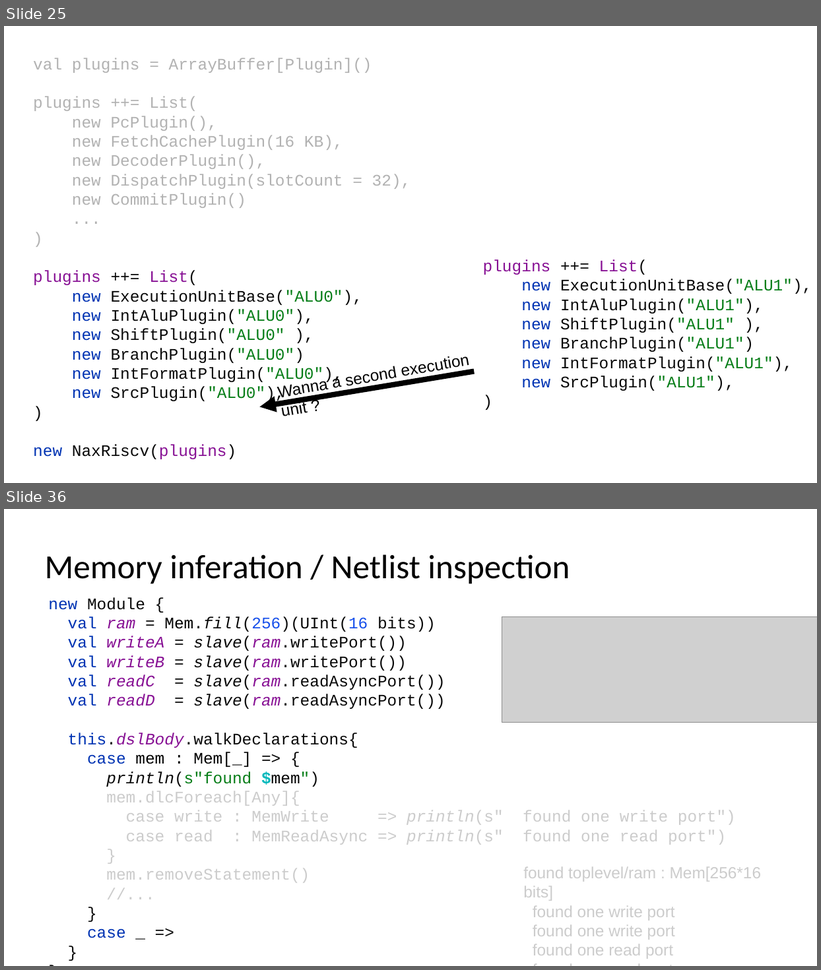
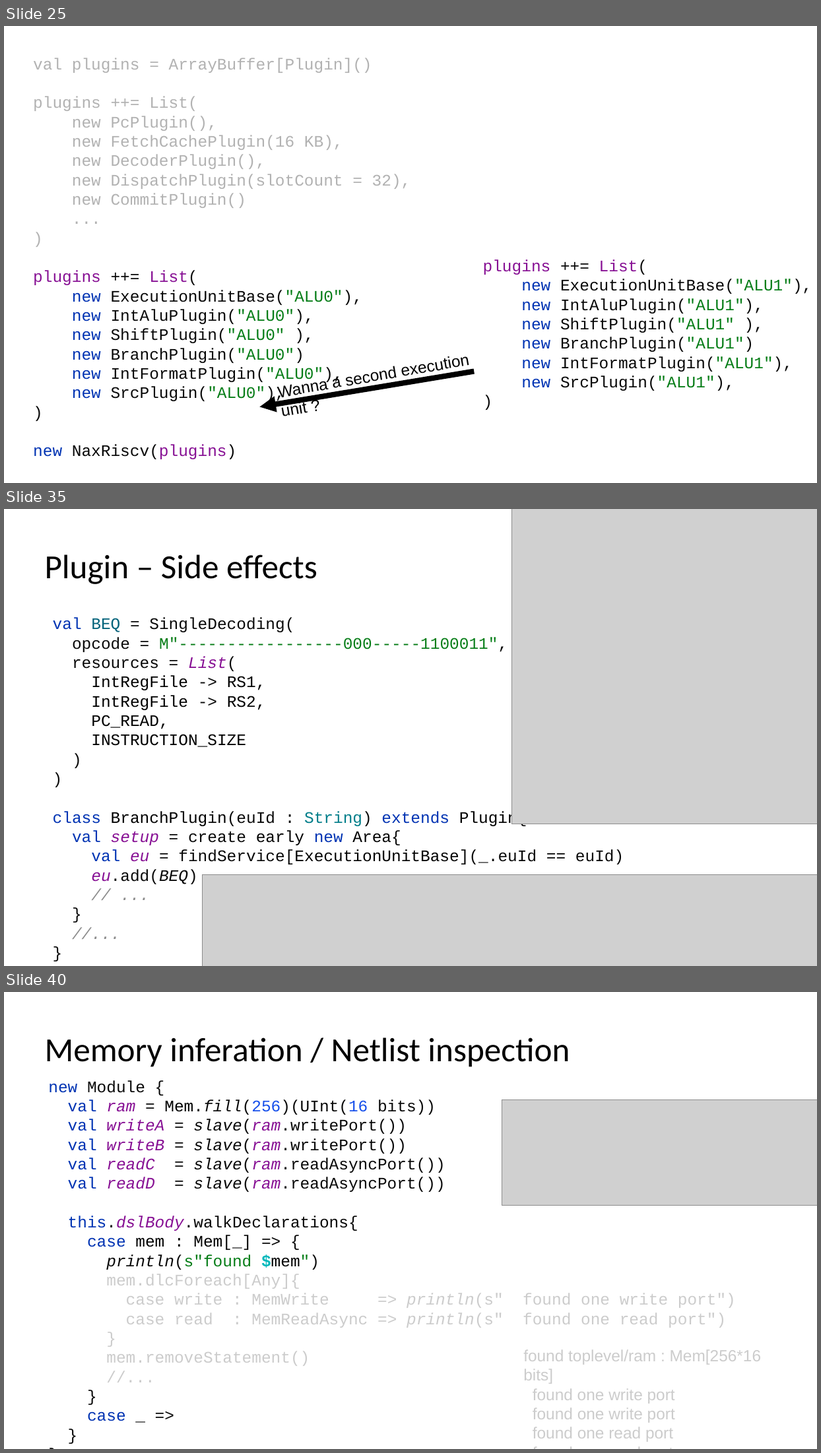
Before and after one commit to SpinalHDL/SpinalDoc, a slide deck: presentation/en/fsic_070722/fsic_070722.odp. Shown one above the other, each under a label of ours: slides 25 and 36 before the commit, slides 25, 35 and 40 after it; the slides between them are not shown. The pictures are 821x970 and 821x1453 pixels, drawn with LibreOffice and Linux fonts; fonts in the diff are those of the drawing; grey boxes stand for pictures. Boxes give left, top, right and bottom in pixels: in the first picture for what was removed or moved away, otherwise in the second. Text is boxed around its words. In the diff, an @@ line names an element or a change of style, - is before the commit and + after.

```diff
--- a/presentation/en/fsic_070722/fsic_070722.odp
+++ b/presentation/en/fsic_070722/fsic_070722.odp
@@ slide 35 added at (x1=4, y1=509, x2=817, y2=966), background #FFFFFF @@
@@ picture added at (x1=512, y1=509, x2=817, y2=824) @@
@@ title added at (x1=45, y1=555, x2=318, y2=584), 37.7 pt, text #000000 @@
+Plugin – Side effects
@@ text added at (x1=53, y1=617, x2=624, y2=885), 18 pt, text #080808 @@
+val BEQ = SingleDecoding(
+opcode = M"-----------------000-----1100011",
+resources = List(
+IntRegFile -> RS1,
+IntRegFile -> RS2,
+PC_READ,
+INSTRUCTION_SIZE
+)
+)
+class BranchPlugin(euId : String) extends Plugin{
+val setup = create early new Area{
+val eu = findService[ExecutionUnitBase](_.euId == euId)
+eu.add(BEQ)
+// ...
+}
+//...
+}
@@ picture added at (x1=202, y1=875, x2=817, y2=966) @@
@@ what was slide 36 is now slide 40 @@
```
Also in this commit, not shown: 13 slides changed, 3 other slides added, 1 other file.
